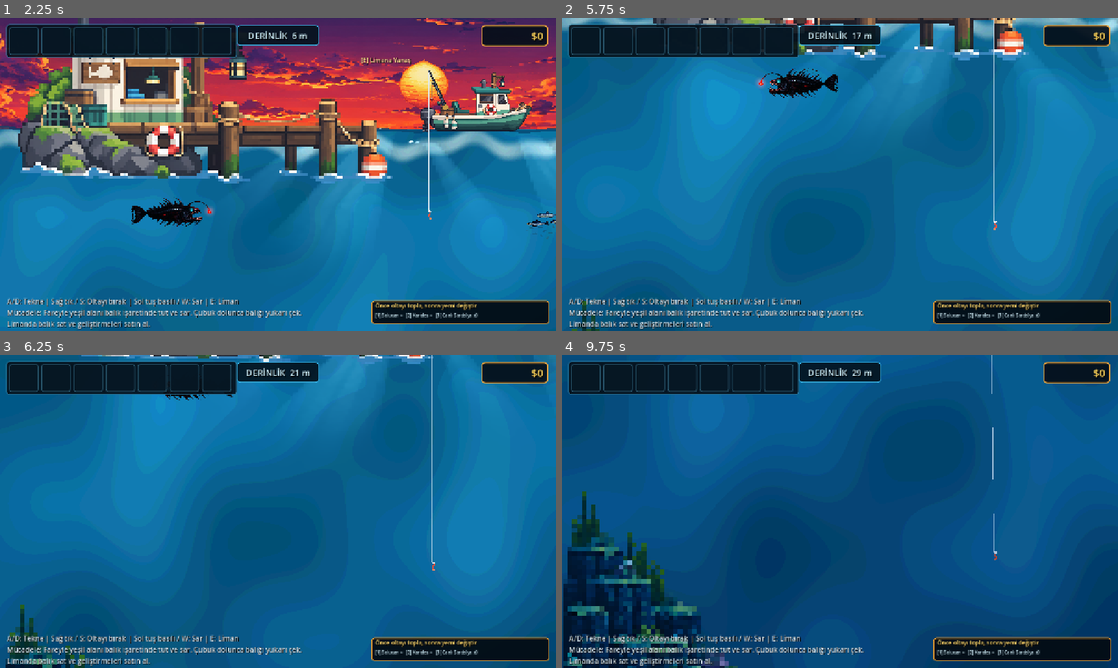
Above: before the commit, frames 1-4 (two rows, left to right).
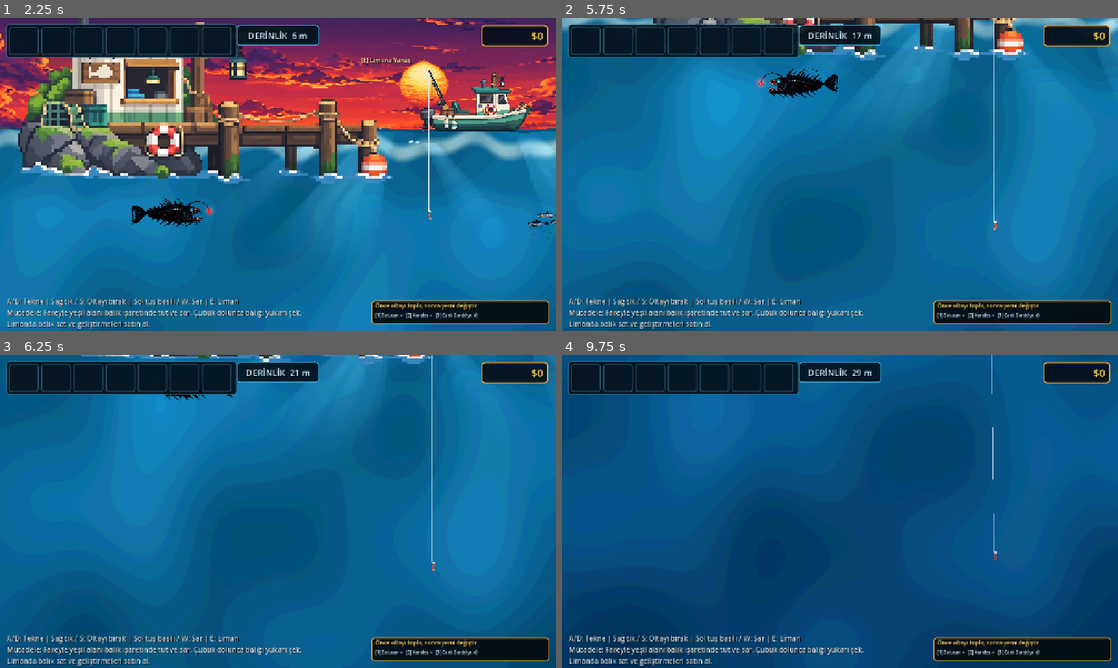
Above: after the commit, the same moments.

Repository: mirackayademir/TinyFisher
Game: Godot game, scene res://scenes/world.tscn
The game is run twice, just before and just after one commit, with the same random seed, the same clock (stepped at 60 frames per second) and the same inputs.
Inputs (mouse positions are in pixels of both pictures, inside the frame that each line leads up to):
- Up to frame 1 (2.25 s): tap Enter at 0.5 s; move the mouse to (400, 158) at 0.52 s; hold D (move_right) 0.53-1.28 s; tap E (dock) at 0.6 s; click (400, 158) at 0.67 s; move the mouse to (166, 190) at 1.27 s; hold S 1.28-2.03 s; tap 1 at 1.35 s; move the mouse to (333, 105) at 2.02 s; hold D (move_right) from 2.03 s (still down); tap 2 at 2.1 s
- Up to frame 2 (5.75 s): move the mouse to (812, 237) at 2.77 s; release D (move_right) at 2.78 s; hold W 2.78-3.53 s; tap one key every 0.75 s from 2.85 s: 3 E (dock) 1 2; click (812, 237) at 2.92 s; move the mouse to (1006, 221) at 3.52 s; hold A (move_left) 3.53-5.03 s; move the mouse to (673, 127) at 4.27 s; move the mouse to (867, 174) at 5.02 s; hold S from 5.03 s (still down); click (867, 174) at 5.17 s
- Up to frame 3 (6.25 s): move the mouse to (194, 433) at 5.77 s; release S at 5.78 s; hold D (move_right) from 5.78 s (still down); tap 3 at 5.85 s
- Up to frame 4 (9.75 s): move the mouse to (962, 495) at 6.52 s; release D (move_right) at 6.53 s; hold W 6.53-7.28 s; tap one key every 0.75 s from 6.6 s: E (dock) 1 2 3 E (dock); move the mouse to (728, 527) at 7.27 s; hold D (move_right) 7.28-8.03 s; click (728, 527) at 7.42 s; move the mouse to (895, 442) at 8.02 s; hold S 8.03-8.78 s; move the mouse to (812, 574) at 8.77 s; hold A (move_left) 8.78-9.53 s; move the mouse to (1006, 558) at 9.52 s; hold W from 9.53 s (still down); click (1006, 558) at 9.67 s

Frame 1 is identical in both runs. In frame 2, 0.1% of the frame differs, in the area x 1-7%, y 90-100%; in frame 3, 0.7%; in frame 4, 6.5%, in the area x 0-32%, y 43-100%.

Commit message:
Replace cropped reef chunks with one exact 20-100m terrain texture

Diff:
--- a/scenes/underwater_terrain_runtime.gd
+++ b/scenes/underwater_terrain_runtime.gd
@@ -1,26 +1,48 @@
 extends Node
 
-# TinyFisher 20-100m fake-3D reef terrain.
-# Kaynak gorselin sol / orta / sag kara kutleleri AYRI crop olarak kullanilir.
-# Tek dev sprite, tile, tekrar ve 20m'de ani pop-in YOK.
-# Y ekseni dunya derinligine sabittir; X ekseni kamera kadrajina 1:1 hizalanir.
+# TinyFisher 20-100m fake-3D arka-plan terrain.
+# Bu surumde ekranda YALNIZCA TEK Sprite2D vardir.
+# Crop / parca / tile / tekrar / ani visible pop-in yoktur.
+# Terrain kaynak verisi text parcalari halinde saklanir ve runtime'da tek texture'a donusturulur.
+# 418x690 pixel-art kaynak 4x nearest ile 1672x2760 olur.
+# 2760 px = oyunun 20m -> 100m fiziksel derinlik araligi.
 # Collision yoktur; baliklar ve kanca terrain'in onunden gecer.
 
-const TERRAIN_TEXTURE_PATH: String = "res://assets/environment/terrain/underwater_terrain_20_100.png"
 const TERRAIN_NODE_NAME: String = "UnderwaterReefTerrain20To100"
-const LAYOUT_VERSION: int = 9
+const LAYOUT_VERSION: int = 10
+const TERRAIN_TOP_DEPTH_METERS: float = 20.0
+
+const SOURCE_WIDTH: int = 418
+const SOURCE_HEIGHT: int = 690
+const PALETTE_COUNT: int = 128
+const DISPLAY_SCALE: float = 4.0
+const DISPLAY_WIDTH: float = 1672.0
+const DISPLAY_HEIGHT: float = 2760.0
+const RAW_DATA_SIZE: int = 288938
+
+const DATA_PART_PATHS: Array[String] = [
+	"res://assets/environment/terrain/runtime_data/terrain_20_100_part0.txt",
+	"res://assets/environment/terrain/runtime_data/terrain_20_100_part1.txt",
+	"res://assets/environment/terrain/runtime_data/terrain_20_100_part2.txt",
+	"res://assets/environment/terrain/runtime_data/terrain_20_100_part3.txt",
+	"res://assets/environment/terrain/runtime_data/terrain_20_100_part4.txt",
+	"res://assets/environment/terrain/runtime_data/terrain_20_100_part5.txt",
+	"res://assets/environment/terrain/runtime_data/terrain_20_100_part6.txt"
+]
 
 var _scene_id: int = 0
 var _world: Node2D = null
 var _camera: Camera2D = null
 var _terrain_root: Node2D = null
+var _terrain_sprite: Sprite2D = null
 var _terrain_texture: Texture2D = null
 var _load_failed: bool = false
+var _terrain_top_y: float = 0.0
 
 
 func _ready() -> void:
 	process_mode = Node.PROCESS_MODE_ALWAYS
-	print("UNDERWATER TERRAIN V9: depth chunks / no pop-in / no tile / collision OFF")
+	print("UNDERWATER TERRAIN V10: single exact 20-100m texture / crop OFF / tile OFF")
 
 
 func _process(_delta: float) -> void:
@@ -35,8 +57,9 @@
 		_world = current_scene as Node2D
 		_camera = null
 		_terrain_root = null
-		_terrain_texture = null
+		_terrain_sprite = null
 		_load_failed = false
+		_terrain_top_y = 0.0
 
 	if _world == null:
 		return
@@ -54,118 +77,139 @@
 	_world = null
 	_camera = null
 	_terrain_root = null
-	_terrain_texture = null
+	_terrain_sprite = null
 	_load_failed = false
+	_terrain_top_y = 0.0
 
 
 func _ensure_terrain() -> void:
-	if is_instance_valid(_terrain_root):
+	if is_instance_valid(_terrain_root) and is_instance_valid(_terrain_sprite):
 		return
 	if _load_failed:
 		return
 
 	_remove_old_terrain()
 
-	var texture: Texture2D = _load_png_direct()
+	var texture: Texture2D = _build_texture_from_encoded_data()
 	if texture == null:
 		_load_failed = true
 		return
 
-	var source_size: Vector2 = texture.get_size()
-	if source_size.x <= 0.0 or source_size.y <= 0.0:
-		push_error("UNDERWATER TERRAIN: texture boyutu gecersiz")
-		_load_failed = true
-		return
+	_terrain_texture = texture
+	_terrain_top_y = _world_y_for_depth(TERRAIN_TOP_DEPTH_METERS)
 
 	_terrain_root = Node2D.new()
 	_terrain_root.name = TERRAIN_NODE_NAME
 	_terrain_root.z_as_relative = false
-	# Water -9. Terrain -7: suyun onunde, oynanis objelerinin arkasinda.
+	# Water -9. Terrain -7: su gorunur, terrain suyun icinde; oynanis objeleri onunde.
 	_terrain_root.z_index = -7
 	_terrain_root.set_meta("layout_version", LAYOUT_VERSION)
 	_terrain_root.set_meta("collisionless", true)
 	_world.add_child(_terrain_root)
 
-	# Kaynak gorsel yaklasik 16:9. Uc benzersiz bolgeye ayiriyoruz.
-	# Her parca kendi oranini korur; tum resmi 20-100m'ye germiyoruz.
-	var left_rect := Rect2(
-		0.0,
-		0.0,
-		floor(source_size.x * 0.38),
-		source_size.y
+	_terrain_sprite = Sprite2D.new()
+	_terrain_sprite.name = "ReefTerrainArt"
+	_terrain_sprite.texture = _terrain_texture
+	_terrain_sprite.texture_filter = CanvasItem.TEXTURE_FILTER_NEAREST
+	_terrain_sprite.centered = false
+	_terrain_sprite.scale = Vector2(DISPLAY_SCALE, DISPLAY_SCALE)
+	# 1672 genislik, 1280 kadrajdan 196px sola + 196px saga tasar.
+	# Bu sayede oran bozulmaz; X stretch yapilmaz.
+	_terrain_sprite.position = Vector2(-DISPLAY_WIDTH * 0.5, 0.0)
+	_terrain_sprite.modulate = Color(0.82, 0.90, 0.95, 0.88)
+	_terrain_sprite.z_index = 0
+	_terrain_root.add_child(_terrain_sprite)
+
+	_update_horizontal_alignment()
+
+	var ppm: float = _pixels_per_meter()
+	var expected_height: float = 80.0 * ppm
+	print(
+		"UNDERWATER TERRAIN V10 OK | source=", Vector2(SOURCE_WIDTH, SOURCE_HEIGHT),
+		" | display=", Vector2(DISPLAY_WIDTH, DISPLAY_HEIGHT),
+		" | expected_20_100_height=", expected_height,
+		" | sprite_count=1 | collision=OFF"
 	)
-	var center_rect := Rect2(
-		floor(source_size.x * 0.29),
-		floor(source_size.y * 0.29),
-		floor(source_size.x * 0.47),
-		floor(source_size.y * 0.71)
-	)
-	var right_rect := Rect2(
-		floor(source_size.x * 0.70),
-		0.0,
-		source_size.x - floor(source_size.x * 0.70),
-		source_size.y
-	)
-
-	# 20-100m boyunca birbirinden farkli uc kara kutlesi.
-	# Ilk parca ekrana 20m'de bir anda acilmaz; dunya Y konumunda durdugu icin
-	# kamera indikce ustten/kenardan dogal olarak kadraja girer.
-	_create_chunk("Reef_Left_20_42", left_rect, 22.0, -830.0, 650.0)
-	_create_chunk("Reef_Center_43_70", center_rect, 45.0, -325.0, 650.0)
-	_create_chunk("Reef_Right_70_100", right_rect, 72.0, 230.0, 620.0)
-
-	_update_horizontal_alignment()
-
-	print(
-		"UNDERWATER TERRAIN V9 OK | source=", source_size,
-		" | chunks=3 | depth=20-100m | tile=OFF | stretch=OFF | collision=OFF"
-	)
-
-
-func _create_chunk(
-	chunk_name: String,
-	region: Rect2,
-	top_depth_m: float,
-	x_offset: float,
-	target_width: float
-) -> void:
-	if _terrain_texture == null or _terrain_root == null:
-		return
-	if region.size.x <= 0.0 or region.size.y <= 0.0:
-		return
-
-	var atlas := AtlasTexture.new()
-	atlas.atlas = _terrain_texture
-	atlas.region = region
-
-	var sprite := Sprite2D.new()
-	sprite.name = chunk_name
-	sprite.texture = atlas
-	sprite.texture_filter = CanvasItem.TEXTURE_FILTER_NEAREST
-	sprite.centered = false
-
-	# X/Y ayni scale: oran bozulmaz. Dev 12k stretch YOK.
-	var uniform_scale: float = target_width / region.size.x
-	sprite.scale = Vector2.ONE * uniform_scale
-	sprite.position = Vector2(
-		x_offset,
-		_world_y_for_depth(top_depth_m)
-	)
-
-	# Derinlik atmosferi zaten karartiyor; sadece hafif arka-plan soluklugu.
-	sprite.modulate = Color(0.86, 0.93, 0.97, 0.90)
-	sprite.z_index = 0
-	_terrain_root.add_child(sprite)
 
 
 func _update_horizontal_alignment() -> void:
 	if not is_instance_valid(_terrain_root) or not is_instance_valid(_camera):
 		return
 
-	# Parallax yok. Kara parcasi kadrajla saga-sola savrulmaz.
-	# Sadece X merkezini kameraya 1:1 baglariz; Y koordinatlari gercek dunya derinligidir.
-	_terrain_root.global_position.x = _camera.global_position.x
-	_terrain_root.global_position.y = 0.0
+	# X kadraja kilitli: tekne saga/sola giderken terrain ekranda kaymaz.
+	# Y ASLA kamerayi takip etmez: 20-100m dunya derinliginde fiziksel olarak sabittir.
+	_terrain_root.global_position = Vector2(_camera.global_position.x, _terrain_top_y)
+
+
+func _build_texture_from_encoded_data() -> Texture2D:
+	var encoded: String = ""
+	for path: String in DATA_PART_PATHS:
+		if not FileAccess.file_exists(path):
+			push_error("UNDERWATER TERRAIN: veri parcasi yok | " + path)
+			return null
+		encoded += FileAccess.get_file_as_string(path).strip_edges()
+
+	if encoded.is_empty():
+		push_error("UNDERWATER TERRAIN: encoded terrain verisi bos")
+		return null
+
+	var compressed: PackedByteArray = Marshalls.base64_to_raw(encoded)
+	if compressed.is_empty():
+		push_error("UNDERWATER TERRAIN: base64 decode basarisiz")
+		return null
+
+	var raw: PackedByteArray = compressed.decompress(RAW_DATA_SIZE, FileAccess.COMPRESSION_GZIP)
+	if raw.size() != RAW_DATA_SIZE:
+		push_error(
+			"UNDERWATER TERRAIN: gzip decode boyutu hatali | got=%d expected=%d"
+			% [raw.size(), RAW_DATA_SIZE]
+		)
+		return null
+
+	var width: int = raw.decode_u16(0)
+	var height: int = raw.decode_u16(2)
+	var palette_count: int = raw.decode_u16(4)
+	if width != SOURCE_WIDTH or height != SOURCE_HEIGHT or palette_count != PALETTE_COUNT:
+		push_error(
+			"UNDERWATER TERRAIN: header hatali | %dx%d palette=%d"
+			% [width, height, palette_count]
+		)
+		return null
+
+	var palette_offset: int = 6
+	var indices_offset: int = palette_offset + palette_count * 4
+	var pixel_count: int = width * height
+	if raw.size() < indices_offset + pixel_count:
+		push_error("UNDERWATER TERRAIN: pixel verisi eksik")
+		return null
+
+	var rgba: PackedByteArray = PackedByteArray()
+	rgba.resize(pixel_count * 4)
+
+	for pixel_index: int in range(pixel_count):
+		var palette_index: int = int(raw[indices_offset + pixel_index])
+		if palette_index < 0 or palette_index >= palette_count:
+			palette_index = 0
+
+		var palette_pos: int = palette_offset + palette_index * 4
+		var out_pos: int = pixel_index * 4
+		rgba[out_pos] = raw[palette_pos]
+		rgba[out_pos + 1] = raw[palette_pos + 1]
+		rgba[out_pos + 2] = raw[palette_pos + 2]
+		rgba[out_pos + 3] = raw[palette_pos + 3]
+
+	var image: Image = Image.create_from_data(
+		width,
+		height,
+		false,
+		Image.FORMAT_RGBA8,
+		rgba
+	)
+	if image == null or image.is_empty():
+		push_error("UNDERWATER TERRAIN: Image olusturulamadi")
+		return null
+
+	return ImageTexture.create_from_image(image)
 
 
 func _pixels_per_meter() -> float:
@@ -193,29 +237,6 @@
 		hook_start_y = (start_variant as Vector2).y
 
 	return boat.global_position.y + hook_start_y + depth_meters * _pixels_per_meter()
-
-
-func _load_png_direct() -> Texture2D:
-	if _terrain_texture != null:
-		return _terrain_texture
-
-	var absolute_path: String = ProjectSettings.globalize_path(TERRAIN_TEXTURE_PATH)
-	if not FileAccess.file_exists(absolute_path):
-		push_error("UNDERWATER TERRAIN: PNG DOSYASI YOK | " + absolute_path)
-		return null
-
-	var image := Image.new()
-	var err: Error = image.load(absolute_path)
-	if err != OK:
-		push_error("UNDERWATER TERRAIN: PNG OKUNAMADI | error=%d | %s" % [err, absolute_path])
-		return null
-
-	if image.get_width() <= 0 or image.get_height() <= 0:
-		push_error("UNDERWATER TERRAIN: PNG bos image verdi")
-		return null
-
-	_terrain_texture = ImageTexture.create_from_image(image)
-	return _terrain_texture
 
 
 func _remove_old_terrain() -> void:
